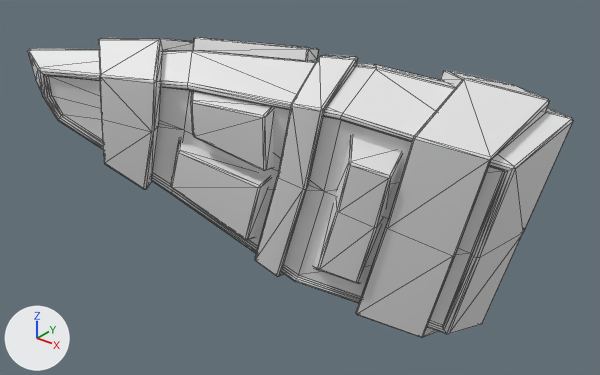
What one commit did to the FBX model Workfiles/Characters/Protogens/New_protogen-model/unreal_models/SethArmor/Exported/SK_Seth_Extra_Ear_R.fbx.
Both versions are drawn from a 50 mm camera at (0.068, -0.408, 1.52) aimed at (-0.205, -0.067, 1.309). Lighting does not change. The marker at lower left points along +X, +Y and +Z. The first picture is the older version. Mesh edges are drawn as thin lines. Where no turn or scale is listed for an object, it has been applied to the vertices.

Names of what the first picture shows: 'Seth_Extra_Ear_R'.
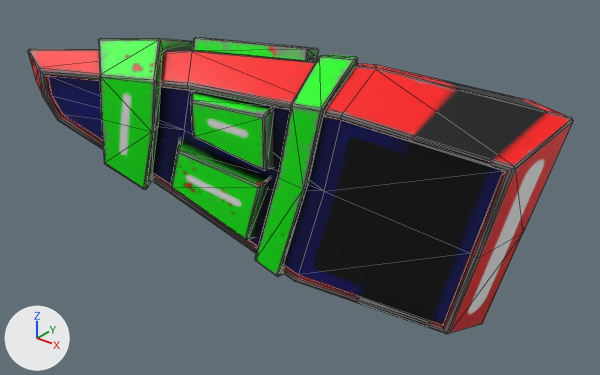
Changed parts and their boxes (x1, y1, x2, y2) in the pictures (600 x 375 px):
```json
{"object": "Seth_Extra_Ear_R", "change": "surface changed, reshaped", "before": [27, 37, 573, 338], "after": [27, 37, 573, 334], "on screen": "darker"}
{"part": 1, "of": "me_cube_016", "change": "deleted", "before": [356, 70, 550, 338]}
{"part": 2, "of": "me_cube_016", "change": "deleted", "before": [313, 137, 402, 284]}
{"part": 3, "of": "me_cube_016", "change": "surface changed", "before": [27, 37, 573, 334], "after": [27, 37, 573, 334], "on screen": "darker"}
```

Edits to the scene script, one JSON object a line:
```json
{"op": "add", "block": "img_t_setharmor_mi_setharmor_basecolor_png", "code": ["img_t_setharmor_mi_setharmor_basecolor_png = load_image('T_SethArmor_MI_SethArmor_BaseColor.png', '../Textures/TA/T_SethArmor_MI_SethArmor_BaseColor.png', 2048, 2048, 'sRGB')"]}
{"op": "remove", "block": "mat_mi_setharmor", "code": "mat_mi_setharmor.base_color = (0.8, 0.8, 0.8)  # white #e7e7e7"}
{"op": "add", "block": "mat_mi_setharmor", "code": "mat_mi_setharmor.texture = img_t_setharmor_mi_setharmor_basecolor_png"}
{"block": "me_cube_016", "where": "# used by ob_seth_extra_ear_r; location = (0.0, 0.0, 0.0)"}
{"op": "remove", "block": "me_cube_016", "code": "me_cube_016.from_pydata(...)  # 430 vertices, 753 faces; spans x -0.338..-0.069, y -0.153..0.022, z 1.221..1.399"}
{"op": "add", "block": "me_cube_016", "code": "me_cube_016.from_pydata(...)  # 336 vertices, 597 faces; spans x -0.338..-0.069, y -0.153..0.022, z 1.224..1.399"}
{"block": "me_cube_016", "change": "me_cube_016 part 1: the loose piece of 68 vertices spanning x -0.18..-0.08, y -0.085..0.021, z 1.221..1.387 is deleted"}
{"block": "me_cube_016", "change": "me_cube_016 part 2: the loose piece of 26 vertices spanning x -0.183..-0.13, y -0.097..-0.071, z 1.263..1.363 is deleted"}
{"block": "me_cube_016", "change": "me_cube_016 part 3: 158 kept faces spanning x -0.336..-0.069, y -0.153..0.022, z 1.224..1.399 get new texture (UV) coordinates"}
```
